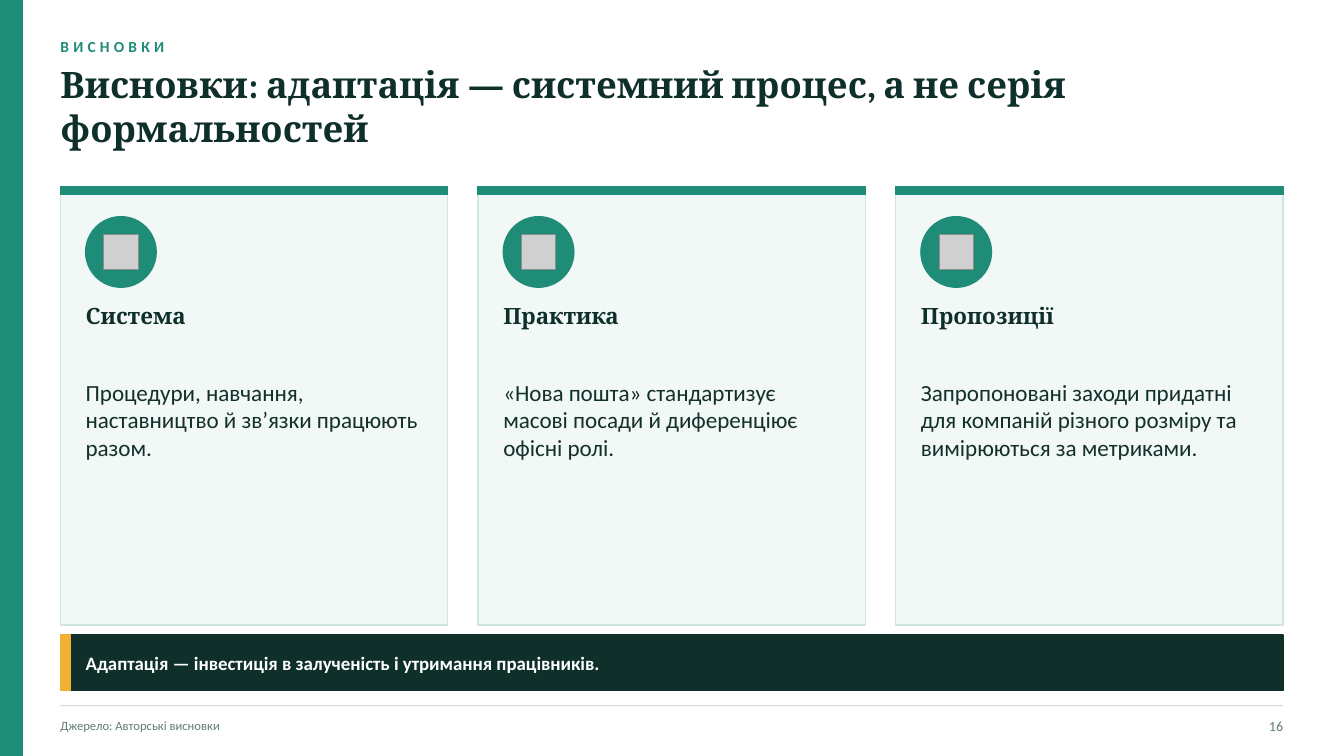
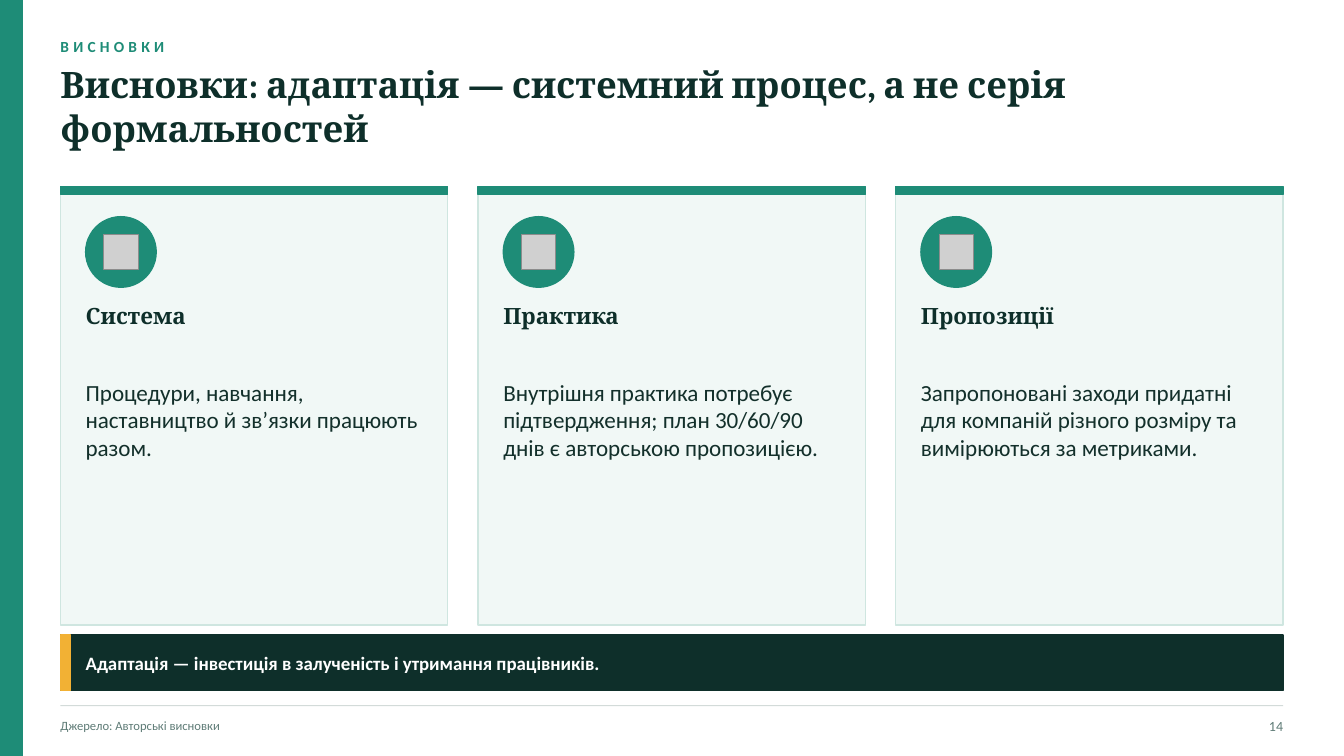
Before and after one commit to Storozh-007/anya-tasks, a slide deck: slide 14 of files/management/Брушневська_Анна_Менеджмент_презентація_для_захисту.pptx (slide 16 before the commit). Drawn at 1344x756 pixels with LibreOffice and Linux fonts; fonts in the diff are those of the drawing; grey boxes stand for pictures. Boxes give left, top, right and bottom in pixels: in the first picture for what was removed or moved away, otherwise in the second. Text is boxed around its words. In the diff, an @@ line names an element or a change of style, - is before the commit and + after.

```diff
--- a/files/management/Брушневська_Анна_Менеджмент_презентація_для_захисту.pptx
+++ b/files/management/Брушневська_Анна_Менеджмент_презентація_для_захисту.pptx
@@ text at [503,385,818,460]: text changed @@
-«Нова пошта» стандартизує масові посади й диференціює офісні ролі.
+Внутрішня практика потребує підтвердження; план 30/60/90 днів є авторською пропозицією.
@@ text at [1269,722,1283,731]: text changed @@
-16
+14
```
Also in this commit, not shown: 14 other slides changed, 3 slides removed, 3 other files.
